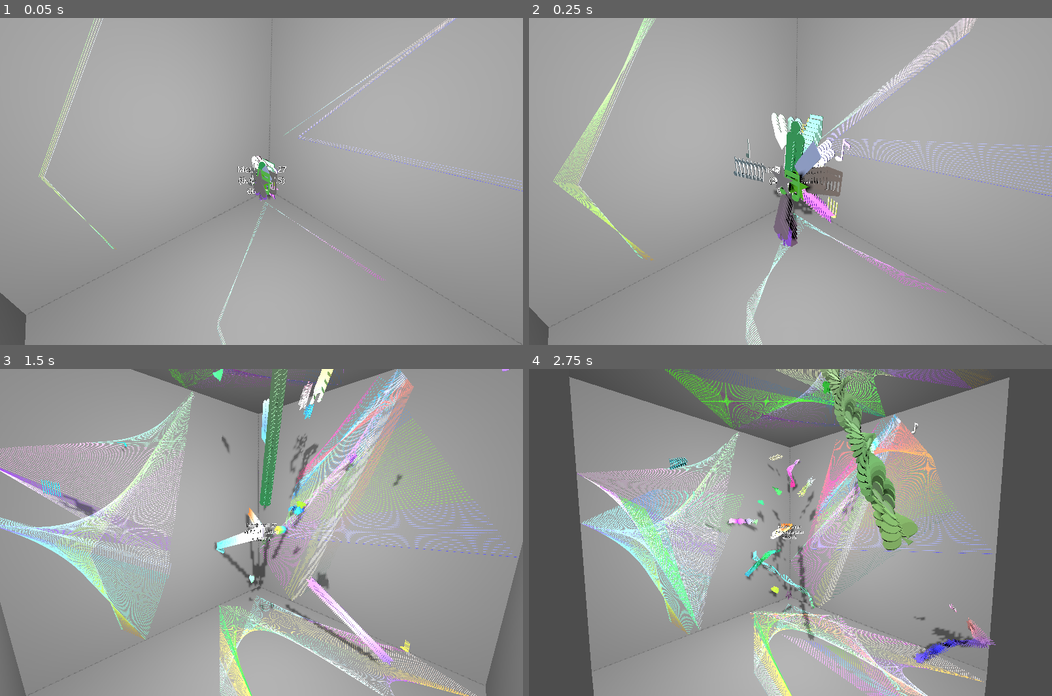
Above: before the commit, frames 1-4 (two rows, left to right).
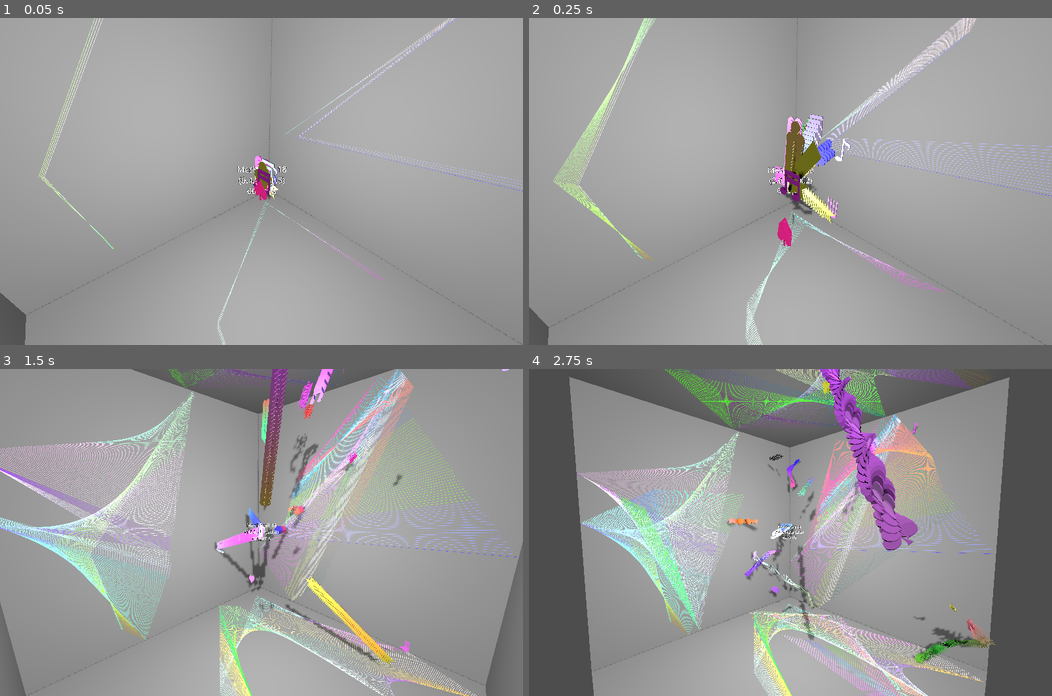
Above: after the commit, the same moments.

Repository: kasworld/gd4game3d
Game: Godot game, scene res://main.tscn
Two runs of this game, one before a commit and one after it. Both use one fixed random seed, a clock stepped at 60 frames per second and the inputs below.
Inputs (mouse positions are in pixels of both pictures, inside the frame that each line leads up to):
- Up to frame 1 (0.05 s): no input
- Up to frame 2 (0.25 s): no input
- Up to frame 3 (1.5 s): tap Enter at 0.5 s; move the mouse to (376, 516) at 0.52 s; click (376, 516) at 0.67 s; move the mouse to (156, 548) at 1.27 s; click (156, 548) at 1.42 s
- Up to frame 4 (2.75 s): move the mouse to (842, 460) at 2.02 s; click (842, 460) at 2.17 s

The runs differ from the first frame. In frame 1, 0.5% of the frame differs, in the area x 47-55%, y 42-56%; in frame 2, 3.3%; in frame 3, 3.0%; in frame 4, 3.8%, in the area x 26-90%, y 0-91%.

Commit message:
apply set_random_color_fn

Diff:
--- a/main.gd
+++ b/main.gd
@@ -15,14 +15,14 @@
 	b_box = AABB( -bound_size/2, bound_size)
 
 	for mt in MeshTrailTypeList:
-		var ball = meshtrail_scene.instantiate().with_color_OnBounce().init( bounce, 0.5, randi_range(1,10), mt, Vector3.ZERO)
+		var ball = meshtrail_scene.instantiate().with_color_OnBounce().set_random_color_fn(random_color3).init( bounce, 0.5, randi_range(1,10), mt, Vector3.ZERO)
 		$MeshTrailContainer.add_child(ball)
 	for mt in MeshTrailTypeList:
-		var ball = meshtrail_scene.instantiate().with_color_MeshGradient().init( bounce, 0.5, randi_range(10,100), mt, Vector3.ZERO)
+		var ball = meshtrail_scene.instantiate().with_color_MeshGradient().set_random_color_fn(random_color3).init( bounce, 0.5, randi_range(10,100), mt, Vector3.ZERO)
 		$MeshTrailContainer.add_child(ball)
-	for mt in MeshTrailTypeList:
-		var ball = meshtrail_scene.instantiate().with_color_ByPosition(b_box).init( bounce, 0.5, randi_range(1,10), mt, Vector3.ZERO)
-		$MeshTrailContainer.add_child(ball)
+	#for mt in MeshTrailTypeList:
+		#var ball = meshtrail_scene.instantiate().with_color_ByPosition(b_box).init( bounce, 0.5, randi_range(1,10), mt, Vector3.ZERO)
+		#$MeshTrailContainer.add_child(ball)
 
 	$MovingCamera.init( b_box, Vector3.ZERO, $MeshTrailContainer.get_child(0) )
 	make_line2d(Vector2(b_box.size.x,b_box.size.y), Vector3(b_box.get_center().x, b_box.get_center().y, b_box.position.z),     PlaneMesh.FACE_Z, false)
@@ -34,6 +34,15 @@
 
 func bounce(_oldpos:Vector3, pos :Vector3, radius :float) -> Dictionary:
 	return Bounce2.v3f(pos, b_box, radius)
+
+var color_list_light = NamedColorList.make_light_color_list()
+var color_list_dark = NamedColorList.make_dark_color_list()
+func random_color1() -> Color:
+	return NamedColorList.color_list.pick_random()[0]
+func random_color2() -> Color:
+	return color_list_light.pick_random()[0]
+func random_color3() -> Color:
+	return color_list_dark.pick_random()[0]
 
 var line2d_list :Array
 func make_line2d(sz :Vector2, p :Vector3, face :PlaneMesh.Orientation ,flip :bool)->MeshInstance3D:
--- a/mesh_trail/mesh_trail.gd
+++ b/mesh_trail/mesh_trail.gd
@@ -80,7 +80,6 @@
 		set_color_by_mode(i, initial_pos)
 		var t = Transform3D(Basis(), initial_pos)
 		multimesh.set_instance_transform(i,t)
-
 
 func set_color_by_mode(mesh_index :int, pos :Vector3) -> void:
 	var co :Color
